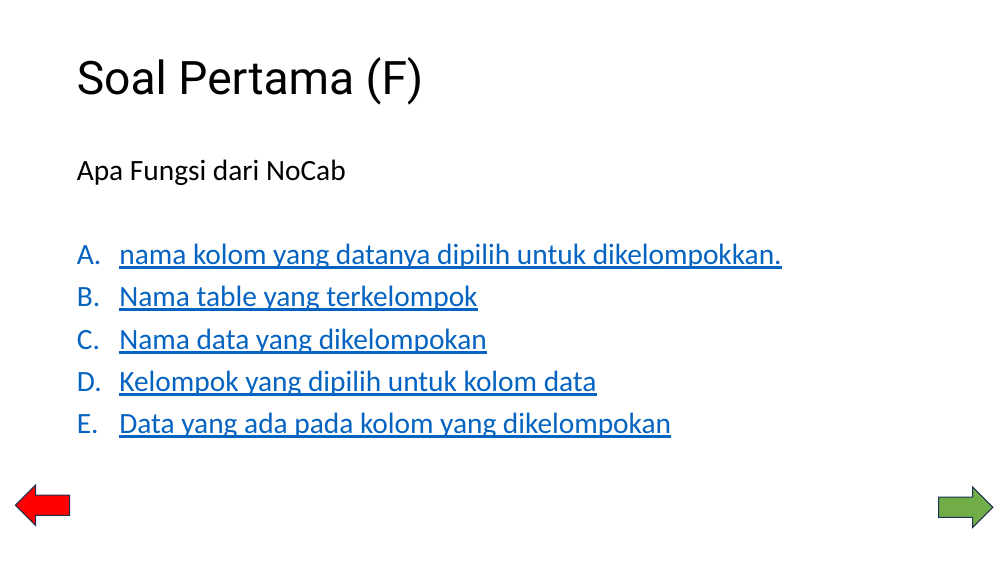
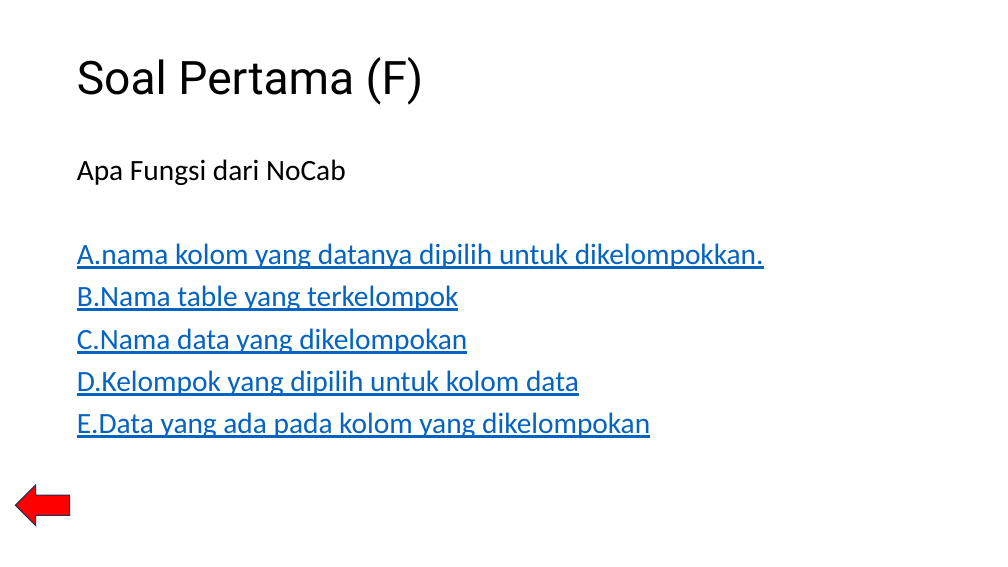
Before and after one commit to clementhermawan/BASIS-DATA, a slide deck: slide 32 of PermainanTikTakTu.pptx (slide 23 before the commit). Drawn at 1008x567 pixels with LibreOffice and Linux fonts; fonts in the diff are those of the drawing. Boxes give left, top, right and bottom in pixels: in the first picture for what was removed or moved away, otherwise in the second. Text is boxed around its words. In the diff, an @@ line names an element or a change of style, - is before the commit and + after.

```diff
--- a/PermainanTikTakTu.pptx
+++ b/PermainanTikTakTu.pptx
@@ text at <box>77,243,764,438</box>: text changed @@
-A. nama kolom yang datanya dipilih untuk dikelompokkan.
-B. Nama table yang terkelompok
-C. Nama data yang dikelompokan
-D. Kelompok yang dipilih untuk kolom data
-E. Data yang ada pada kolom yang dikelompokan
+A.nama kolom yang datanya dipilih untuk dikelompokkan.
+B.Nama table yang terkelompok
+C.Nama data yang dikelompokan
+D.Kelompok yang dipilih untuk kolom data
+E.Data yang ada pada kolom yang dikelompokan
@@ right arrow removed at <box>939,487,994,528</box> @@
```
Also in this commit, not shown: 16 other slides changed, 9 slides added.
